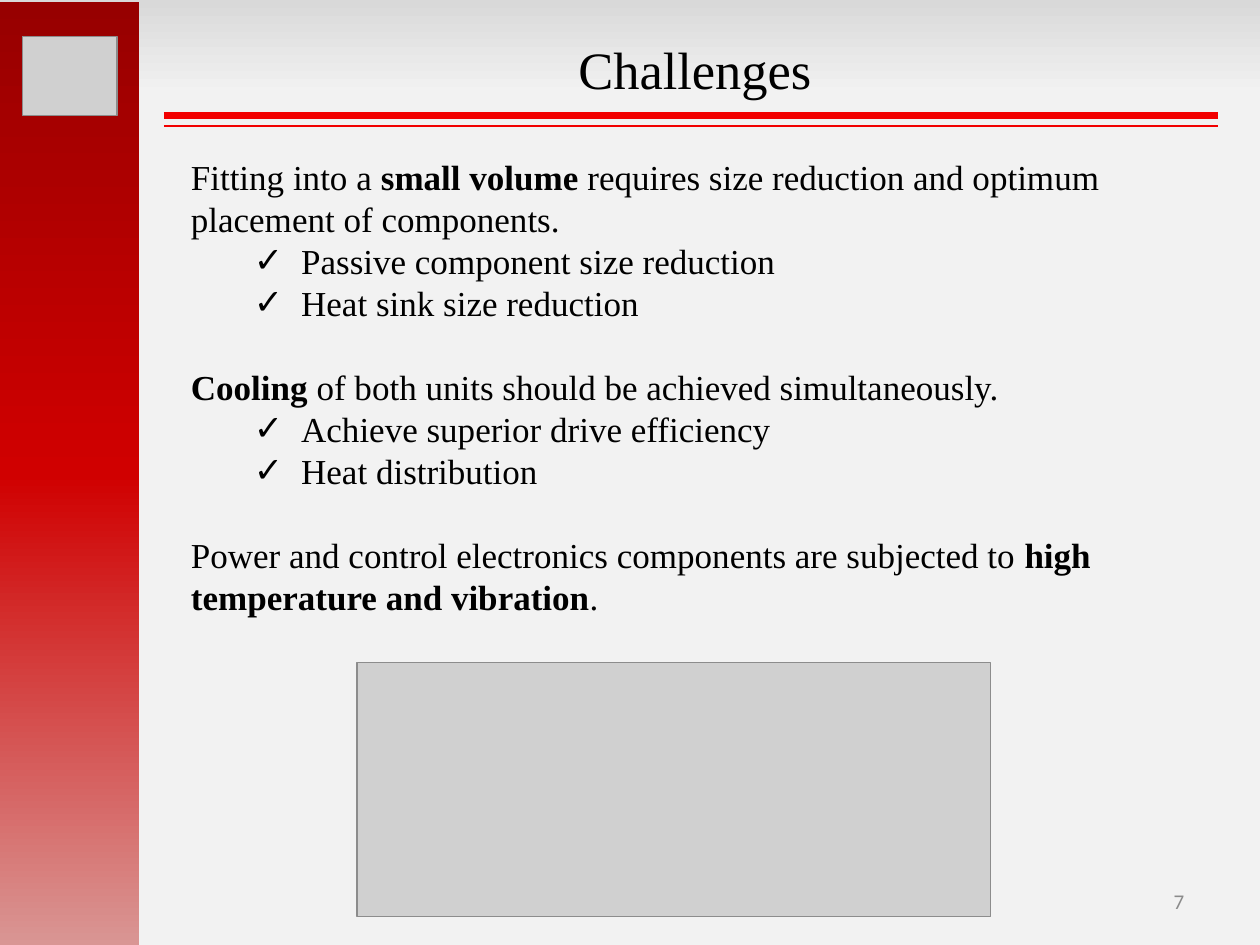
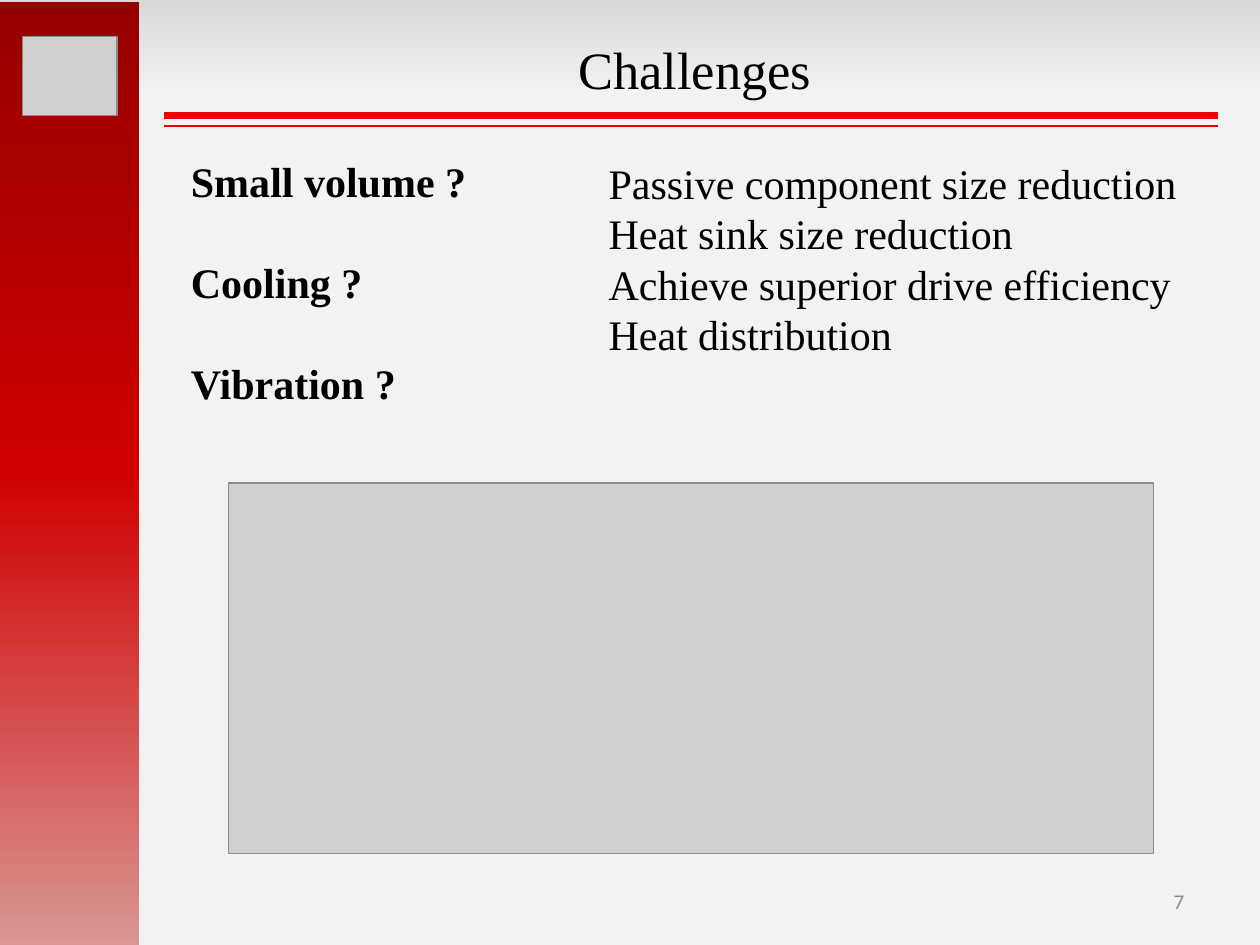
Before and after one commit to hakanpolat/IMMD, a slide deck: slide 7 of GRW2017/sunum/GRW2017_MesutUğur.pptx. Drawn at 1260x945 pixels with LibreOffice and Linux fonts; fonts in the diff are those of the drawing; grey boxes stand for pictures. Boxes give left, top, right and bottom in pixels: in the first picture for what was removed or moved away, otherwise in the second. Text is boxed around its words. In the diff, an @@ line names an element or a change of style, - is before the commit and + after.

Commit message:
GRW2017 presentation finished.

```diff
--- a/GRW2017/sunum/GRW2017_MesutUğur.pptx
+++ b/GRW2017/sunum/GRW2017_MesutUğur.pptx
@@ text at [191, 168, 435, 400]: text changed; size 20 to 24 pt; bold on @@
-Fitting into a small volume requires size reduction and optimum placement of components.
-  ✓ Passive component size reduction
-  ✓ Heat sink size reduction
-Cooling of both units should be achieved simultaneously.
-  ✓ Achieve superior drive efficiency
-  ✓ Heat distribution
-Power and control electronics components are subjected to high temperature and vibration.
+Small volume ?
+Cooling ?
+Vibration ?
@@ text added at [609, 170, 1177, 351], 24 pt, text #000000 @@
+  Passive component size reduction
+  Heat sink size reduction
+  Achieve superior drive efficiency
+  Heat distribution
@@ picture: place and size @@
-picture at [357, 663, 990, 917]
+picture at [228, 483, 1153, 853]
```
Also in this commit, not shown: 10 other slides changed, 4 slides added, 3 slides removed, 2 other files.
